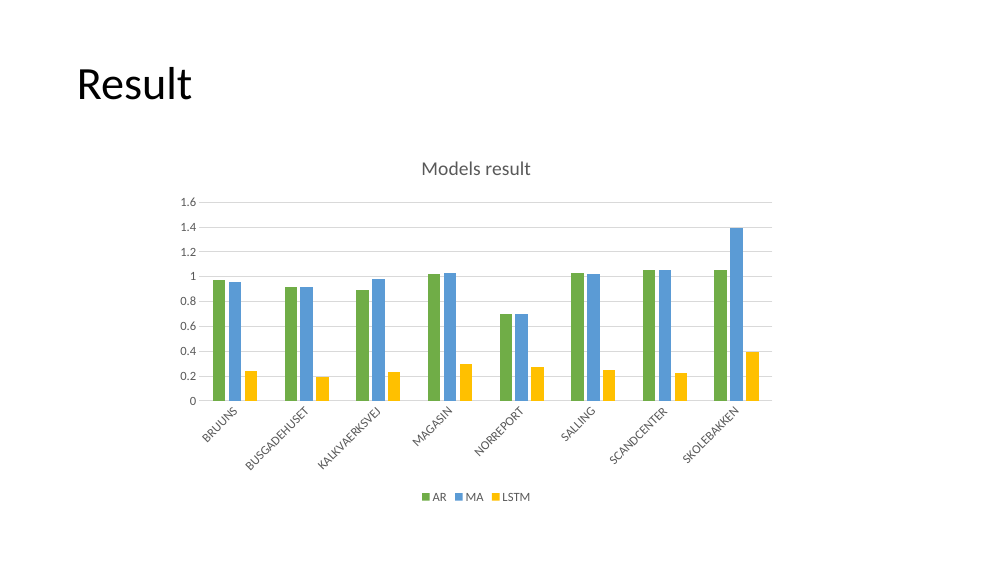
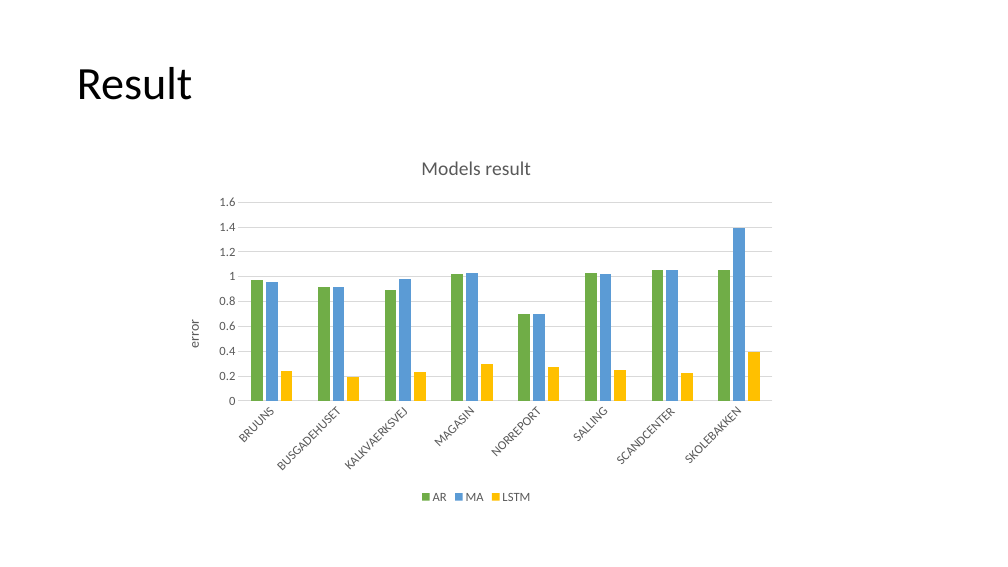
Before and after one commit to sarah-Abdulaziz/LSTM-ML-class, a slide deck: slide 8 of LSTM-ML-class/TS/LSTM-ppt.pptx. Drawn at 1008x567 pixels with LibreOffice and Linux fonts; fonts in the diff are those of the drawing. Boxes give left, top, right and bottom in pixels: in the first picture for what was removed or moved away, otherwise in the second. Text is boxed around its words. In the diff, an @@ line names an element or a change of style, - is before the commit and + after.

```diff
--- a/LSTM-ML-class/TS/LSTM-ppt.pptx
+++ b/LSTM-ML-class/TS/LSTM-ppt.pptx
@@ column chart at [168,140,785,507] @@
@@ value axis title "" to "error " @@
```
Also in this commit, not shown: 3 other slides changed, 1 other file.
